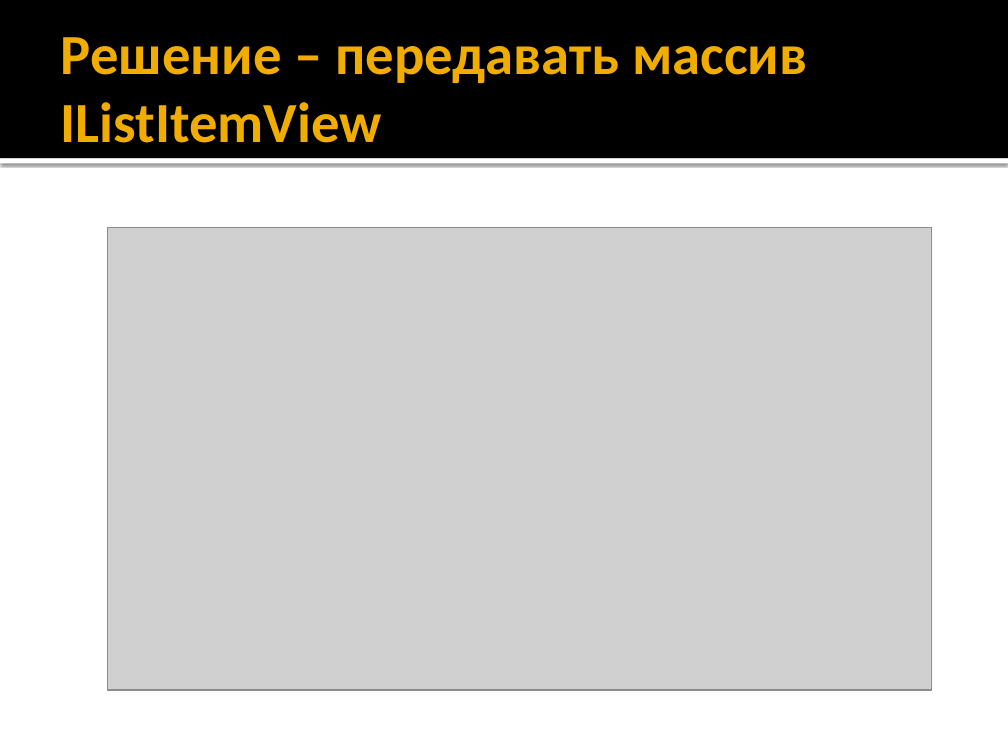
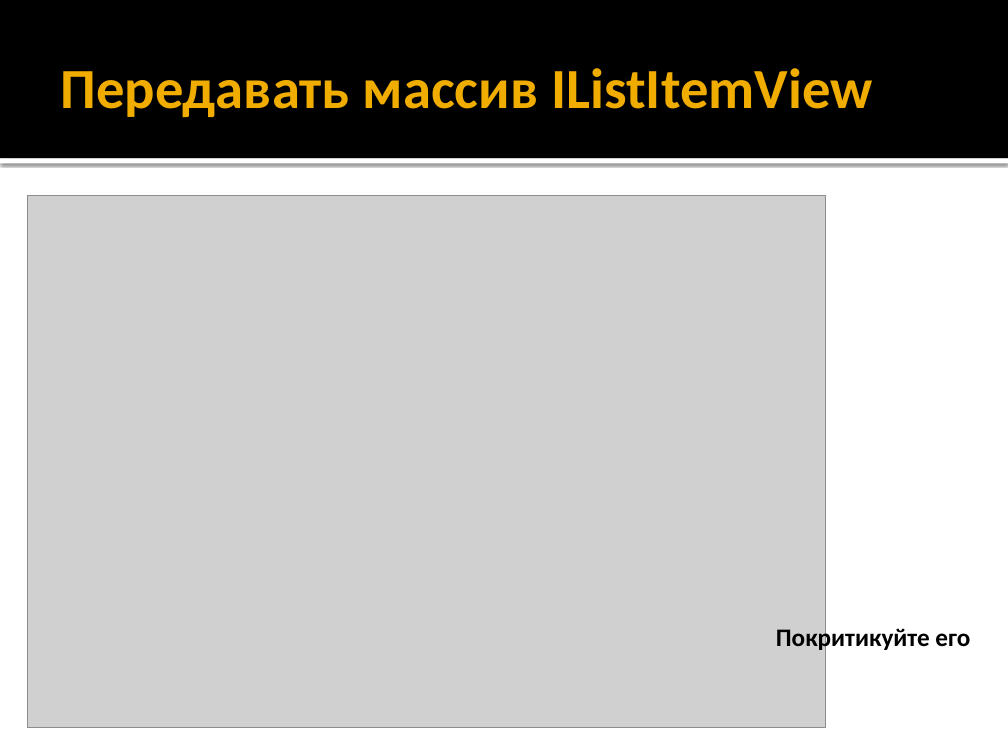
Before and after one commit to alexey-malov/ood, a slide deck: slide 20 of lectures/07.adapter/adapter.pptx. Drawn at 1008x756 pixels with LibreOffice and Linux fonts; fonts in the diff are those of the drawing; grey boxes stand for pictures. Boxes give left, top, right and bottom in pixels: in the first picture for what was removed or moved away, otherwise in the second. Text is boxed around its words. In the diff, an @@ line names an element or a change of style, - is before the commit and + after.

```diff
--- a/lectures/07.adapter/adapter.pptx
+++ b/lectures/07.adapter/adapter.pptx
@@ title at [60, 68, 872, 117]: text changed @@
-Решение – передавать массив IListItemView
+Передавать массив IListItemView
@@ picture: place and size @@
-picture at [107, 227, 931, 689]
+picture at [28, 196, 826, 728]
@@ text added at [776, 625, 970, 652], 18 pt, text #000000, bold @@
+Покритикуйте его
```
Also in this commit, not shown: 2 other slides changed, 4 slides added, 2 other files.
